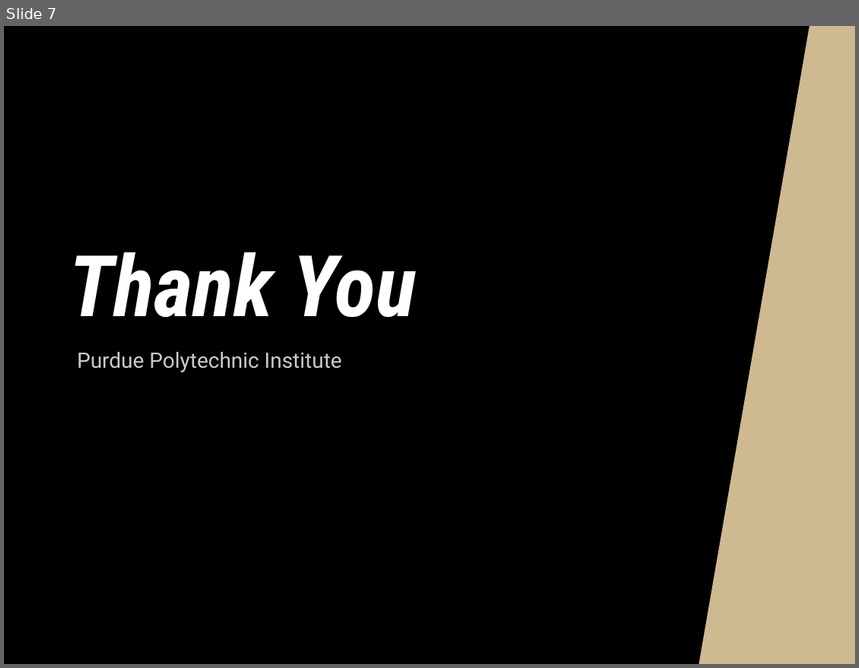
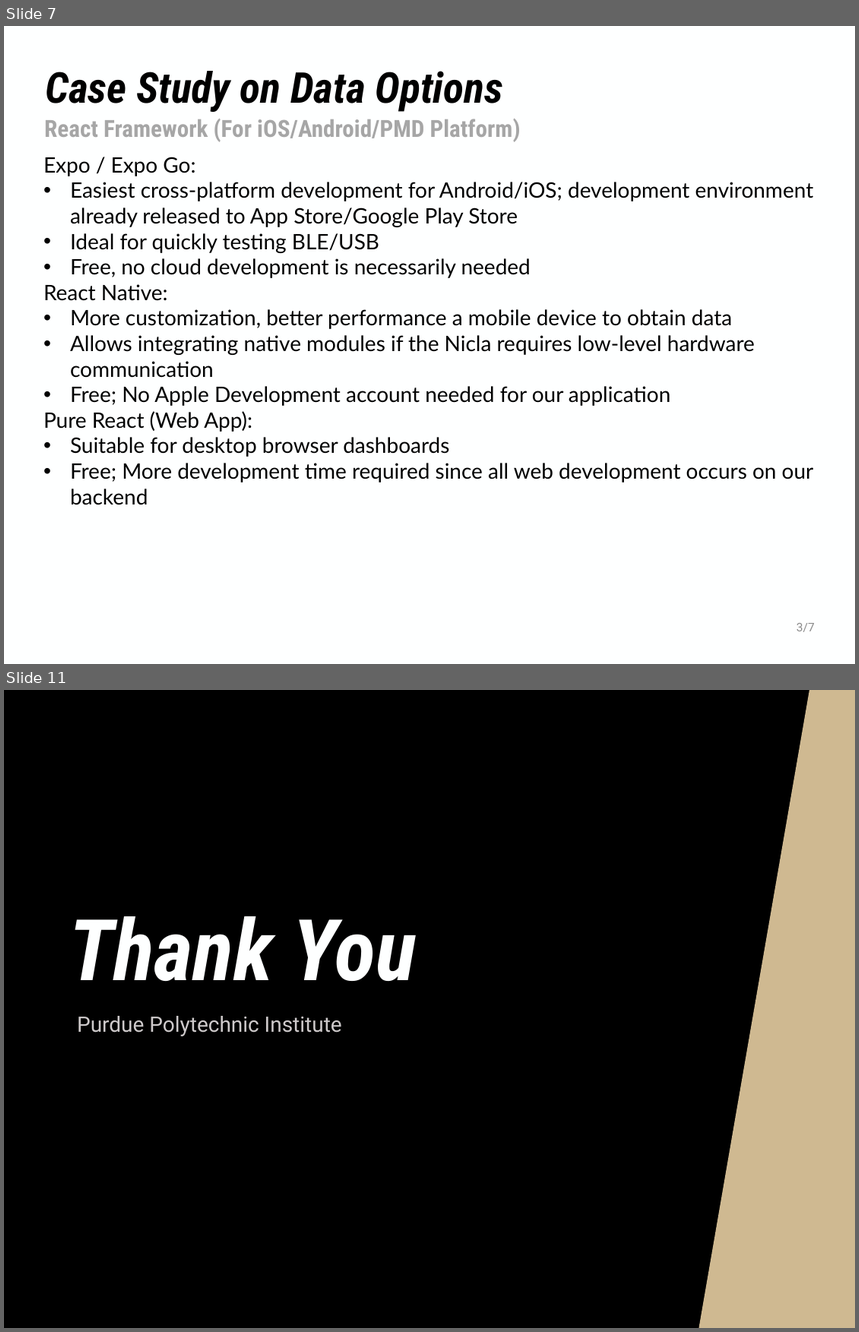
Before and after one commit to NHuang58/Biomedical_Device_PCB, a slide deck: Documentation/Slides/Week_16.pptx. Shown one above the other, each under a label of ours: slide 7 before the commit, slides 7 and 11 after it; the slides between them are not shown. The pictures are 859x668 and 859x1332 pixels, drawn with LibreOffice and Linux fonts; fonts in the diff are those of the drawing; background and template pictures are left out. Boxes give left, top, right and bottom in pixels: in the first picture for what was removed or moved away, otherwise in the second. Text is boxed around its words. In the diff, an @@ line names an element or a change of style, - is before the commit and + after.

```diff
--- a/Documentation/Slides/Week_16.pptx
+++ b/Documentation/Slides/Week_16.pptx
@@ slide 7 added at (4, 26, 855, 664), background #FEFFFF @@
@@ title added at (45, 71, 503, 112), 36 pt, text #000000, bold, italic @@
+Case Study on Data Options
@@ text added at (44, 119, 521, 142), 20 pt, text #A6A6A6, bold @@
+React Framework (For iOS/Android/PMD Platform)
@@ text added at (44, 157, 814, 506), 18 pt, text #000000 @@
+Expo / Expo Go:
+• Easiest cross-platform development for Android/iOS; development environment already released to App Store/Google Play Store
+• Ideal for quickly testing BLE/USB
+• Free, no cloud development is necessarily needed
+React Native:
+• More customization, better performance a mobile device to obtain data
+• Allows integrating native modules if the Nicla requires low-level hardware communication
+• Free; No Apple Development account needed for our application
+Pure React (Web App):
+• Suitable for desktop browser dashboards
+• Free; More development time required since all web development occurs on our backend
@@ text added at (797, 623, 815, 632), 10 pt, text #8C8C8C @@
+3/7
@@ what was slide 7 is now slide 11 @@
```
Also in this commit, not shown: 4 slides changed, 4 other slides added, 1 slide removed, 5 other files.
